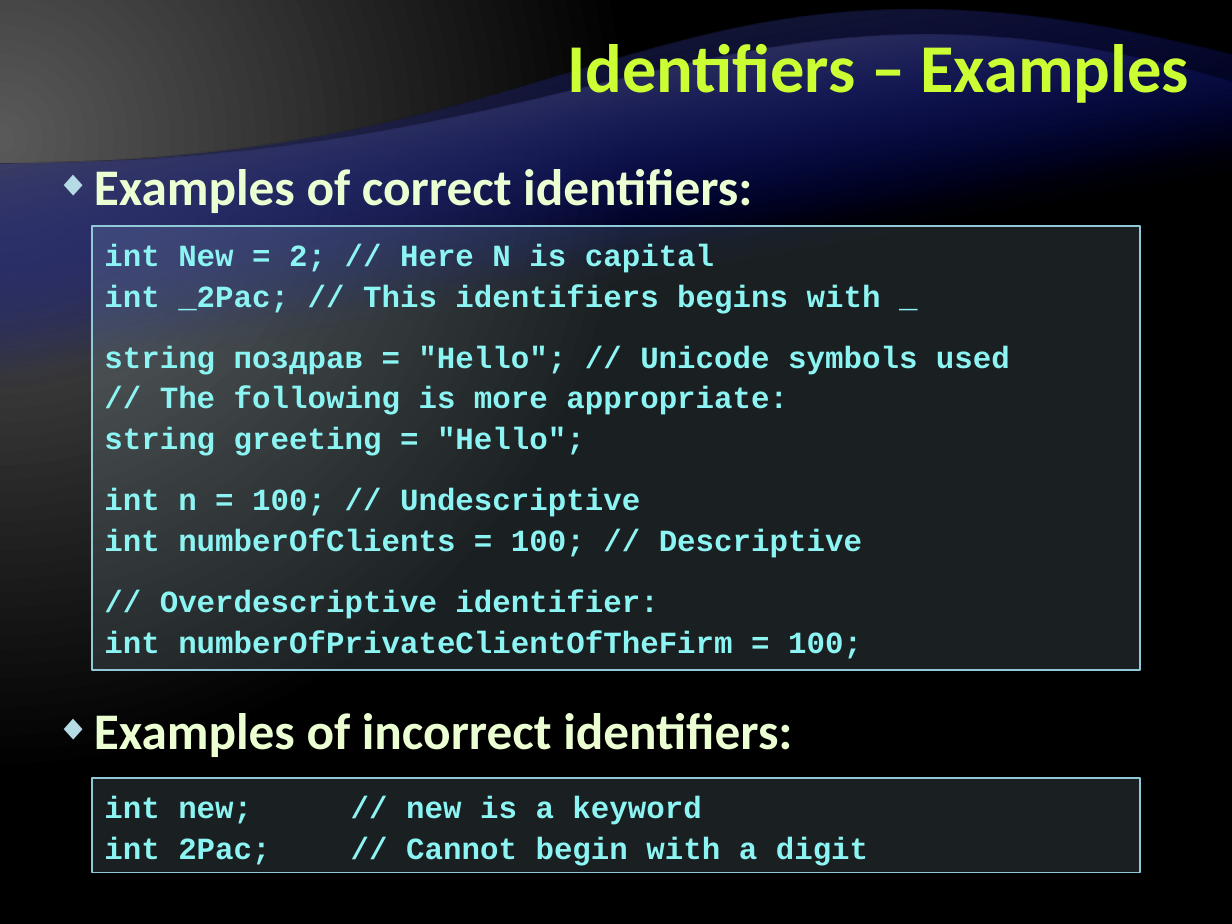
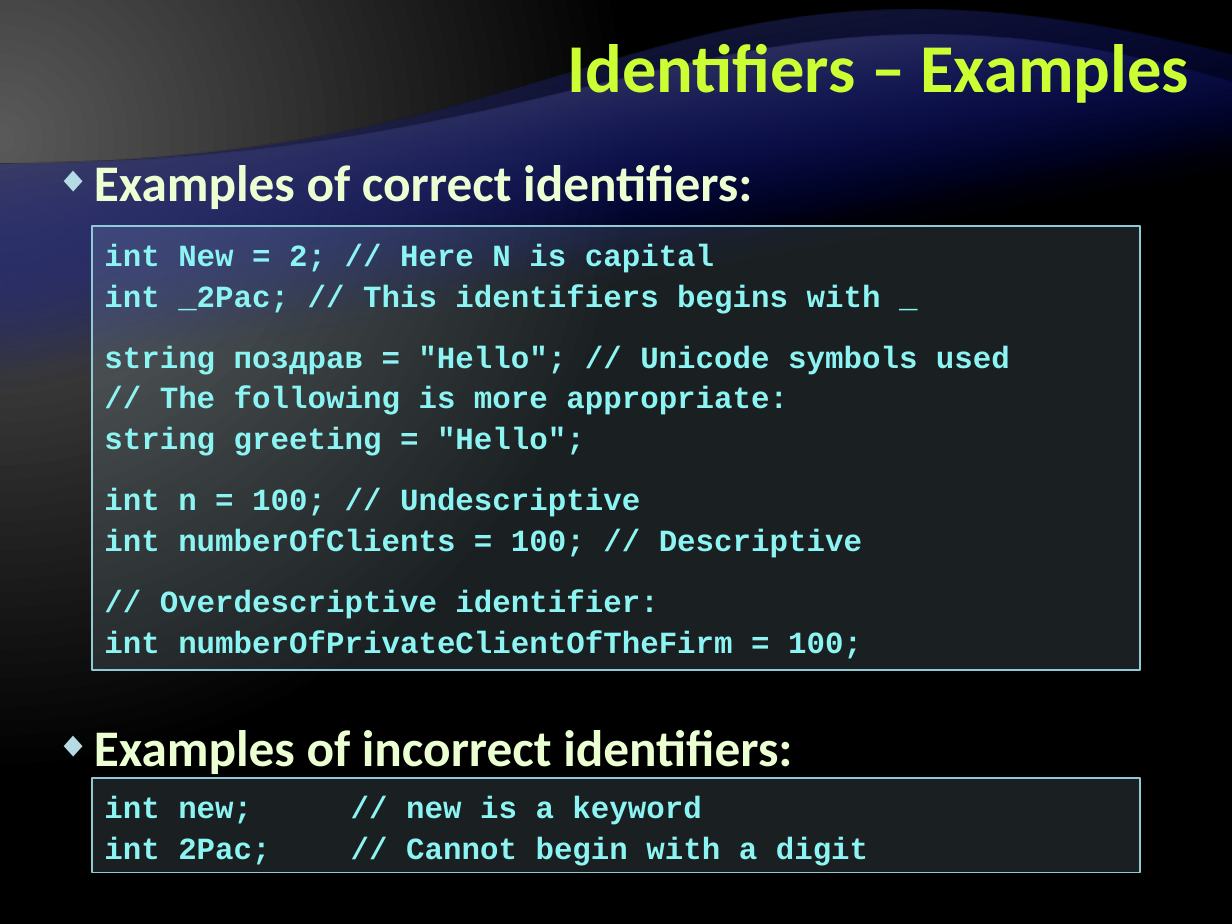
Before and after one commit to Graveheart/aspnetcourse, a slide deck: slide 23 of 2010/lectures/2. CSharp Language Overview - Part I.pptx. Drawn at 1232x924 pixels with LibreOffice and Linux fonts; fonts in the diff are those of the drawing; background and template pictures are left out. Boxes give left, top, right and bottom in pixels: in the first picture for what was removed or moved away, otherwise in the second. Text is boxed around its words. In the diff, an @@ line names an element or a change of style, - is before the commit and + after.

```diff
--- a/2010/lectures/2. CSharp Language Overview - Part I.pptx
+++ b/2010/lectures/2. CSharp Language Overview - Part I.pptx
@@ text "Examples of correct identifiers:" at <box>94,160,792,779</box>: line spacing 38pt to 1; more space between paragraphs @@
```
Also in this commit, not shown: 22 other slides changed.
